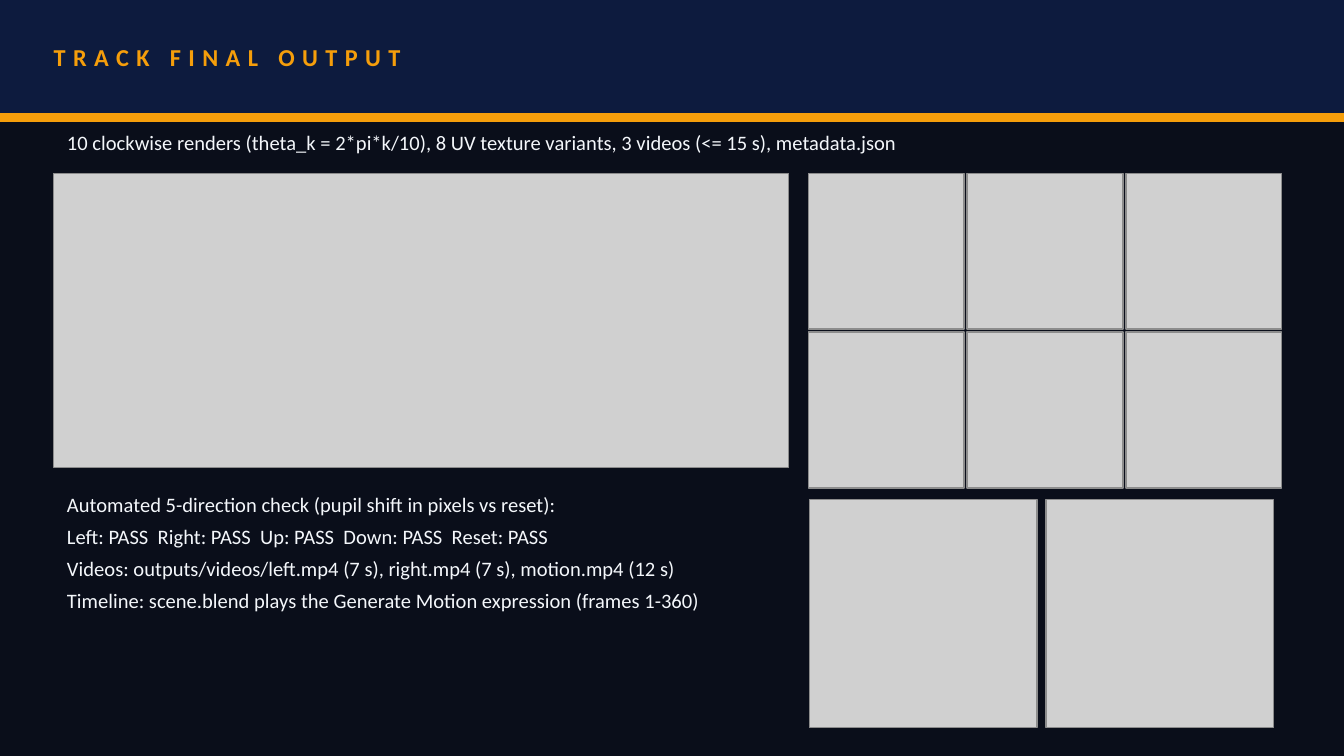
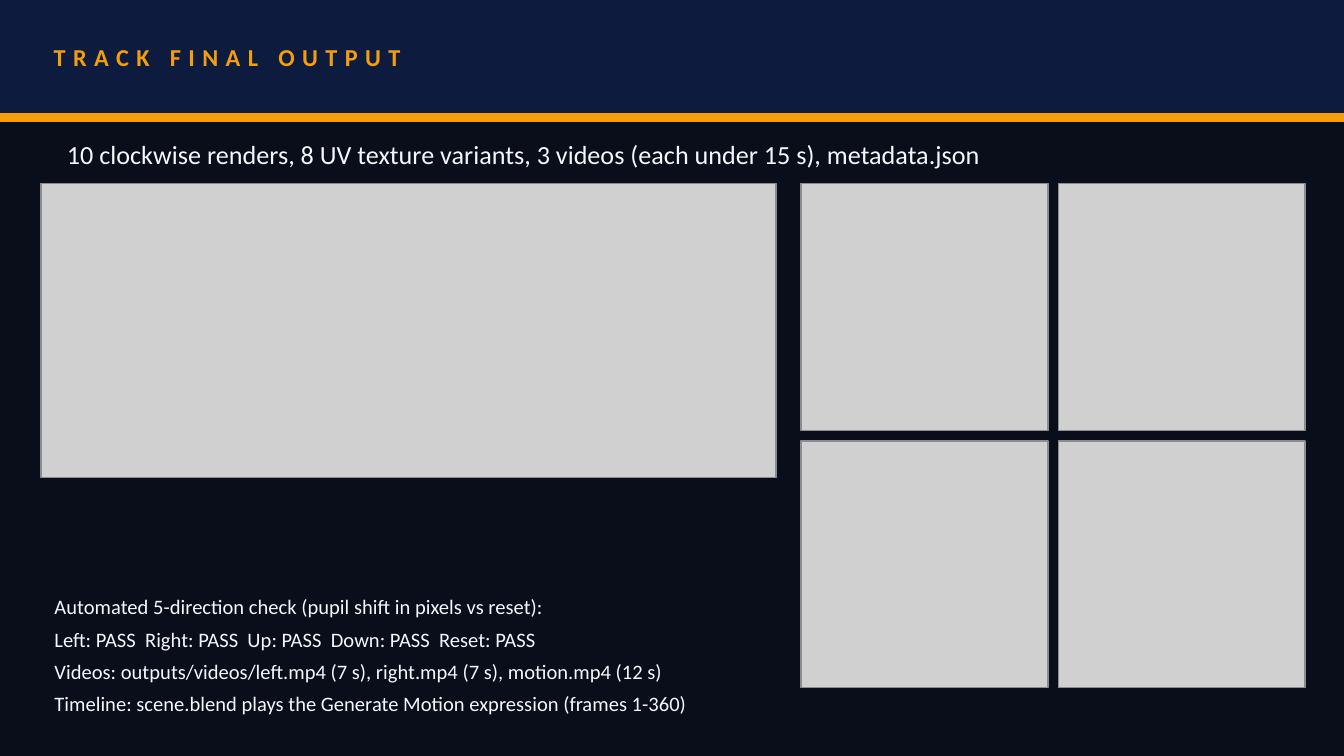
Before and after one commit to visshva-r/PRISM-XR-2026-Track01-ThinkLoop, a slide deck: slide 5 of docs/SRM Institute of Science and Technology_Think Loop.pptx. Drawn at 1344x756 pixels with LibreOffice and Linux fonts; fonts in the diff are those of the drawing; grey boxes stand for pictures. Boxes give left, top, right and bottom in pixels: in the first picture for what was removed or moved away, otherwise in the second. Text is boxed around its words. In the diff, an @@ line names an element or a change of style, - is before the commit and + after.

Commit message:
Keep submission deck text inside the template bars

```diff
--- a/docs/SRM Institute of Science and Technology_Think Loop.pptx
+++ b/docs/SRM Institute of Science and Technology_Think Loop.pptx
@@ text at (67, 145, 979, 169): text changed; size 11 to 14 pt @@
-10 clockwise renders (theta_k = 2*pi*k/10), 8 UV texture variants, 3 videos (<= 15 s), metadata.json
+10 clockwise renders, 8 UV texture variants, 3 videos (each under 15 s), metadata.json
@@ picture removed at (968, 173, 1124, 329) @@
@@ picture: place and size @@
-picture at (54, 173, 789, 468)
+picture at (42, 184, 777, 478)
@@ picture: place and size @@
-picture at (808, 173, 964, 329)
+picture at (801, 184, 1048, 431)
@@ picture: place and size @@
-picture at (1126, 173, 1282, 329)
+picture at (1058, 184, 1305, 431)
@@ picture removed at (1126, 332, 1282, 488) @@
@@ picture: place and size @@
-picture at (808, 332, 964, 488)
+picture at (801, 441, 1048, 688)
@@ picture: place and size @@
-picture at (968, 332, 1124, 488)
+picture at (1058, 441, 1305, 688)
@@ picture removed at (809, 500, 1038, 728) @@
@@ picture removed at (1046, 500, 1274, 728) @@
@@ text "Automated 5-direction check (pupil shift ...": place and size @@
-text "Automated 5-direction check (pupil shift ..." at (67, 497, 698, 612)
+text "Automated 5-direction check (pupil shift ..." at (54, 599, 686, 715)
```
Also in this commit, not shown: 5 other slides changed, 1 other file.
